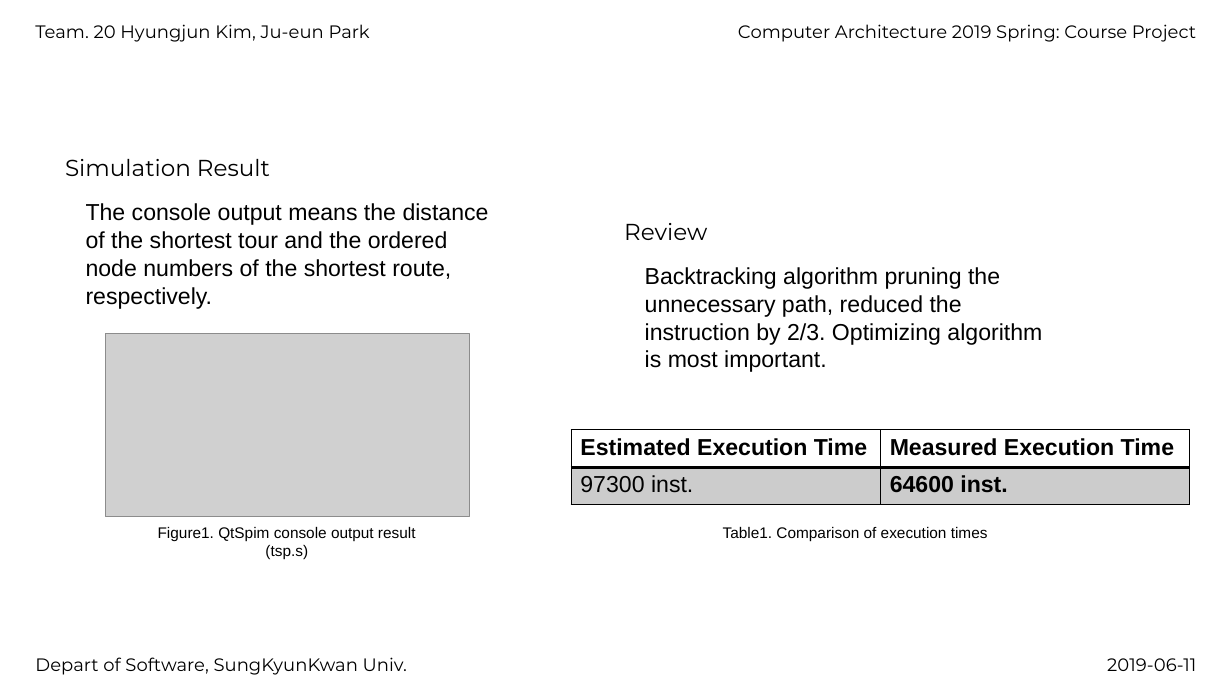
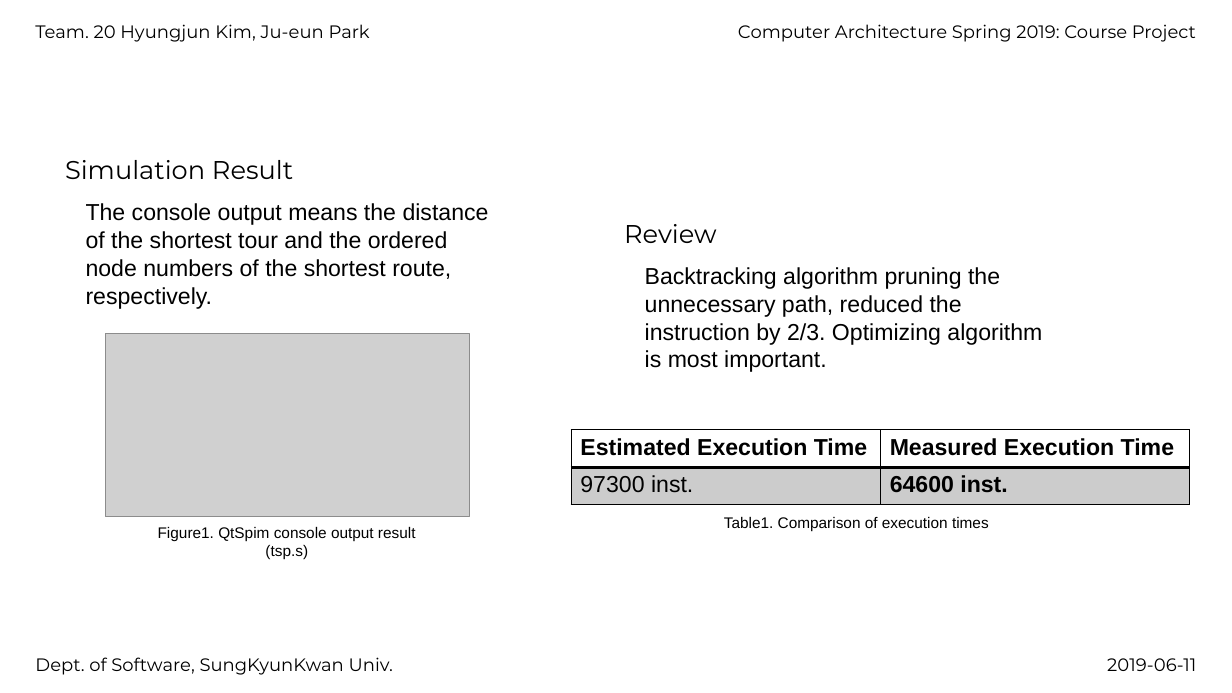
Before and after one commit to khj68/computer_architecture, a slide deck: slide 2 of team20_phase3_slide+proj_arch.pptx. Drawn at 1232x693 pixels with LibreOffice and Linux fonts; fonts in the diff are those of the drawing; grey boxes stand for pictures. Boxes give left, top, right and bottom in pixels: in the first picture for what was removed or moved away, otherwise in the second. Text is boxed around its words. In the diff, an @@ line names an element or a change of style, - is before the commit and + after.

Commit message:
edit slides

```diff
--- a/team20_phase3_slide+proj_arch.pptx
+++ b/team20_phase3_slide+proj_arch.pptx
@@ text at (x1=738, y1=24, x2=1196, y2=42): text changed @@
-Computer Architecture 2019 Spring: Course Project
+Computer Architecture Spring 2019: Course Project
@@ text "Simulation Result" at (x1=65, y1=160, x2=293, y2=179): size 18 to 20 pt @@
@@ text "Review" at (x1=624, y1=224, x2=717, y2=243): size 18 to 20 pt @@
@@ text "Table1. Comparison of execution times" moved from (x1=723, y1=527, x2=988, y2=542) to (x1=724, y1=517, x2=989, y2=531) @@
@@ text at (x1=35, y1=657, x2=393, y2=675): text changed @@
-Depart of Software, SungKyunKwan Univ.
+Dept. of Software, SungKyunKwan Univ.
```
Also in this commit, not shown: 1 other slide changed.
